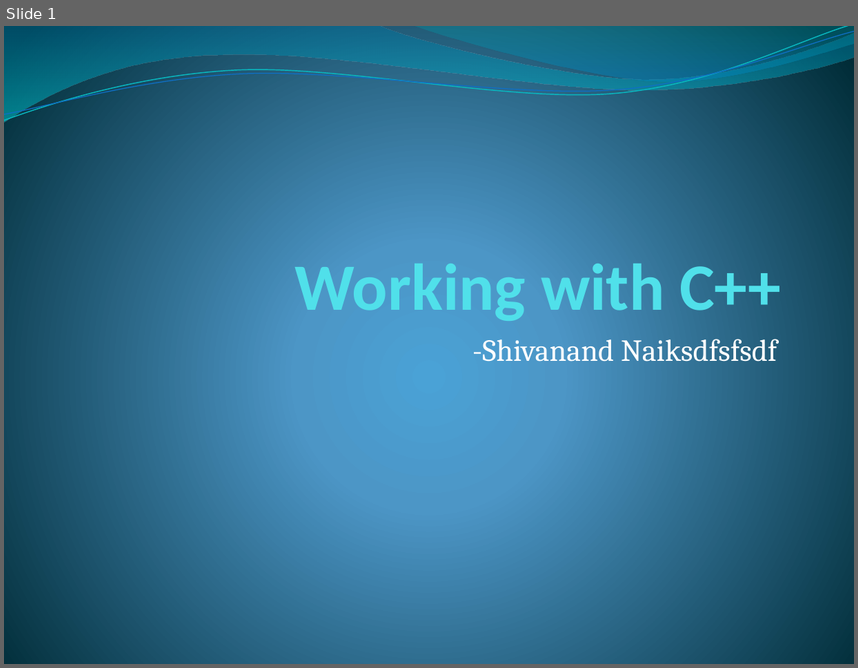
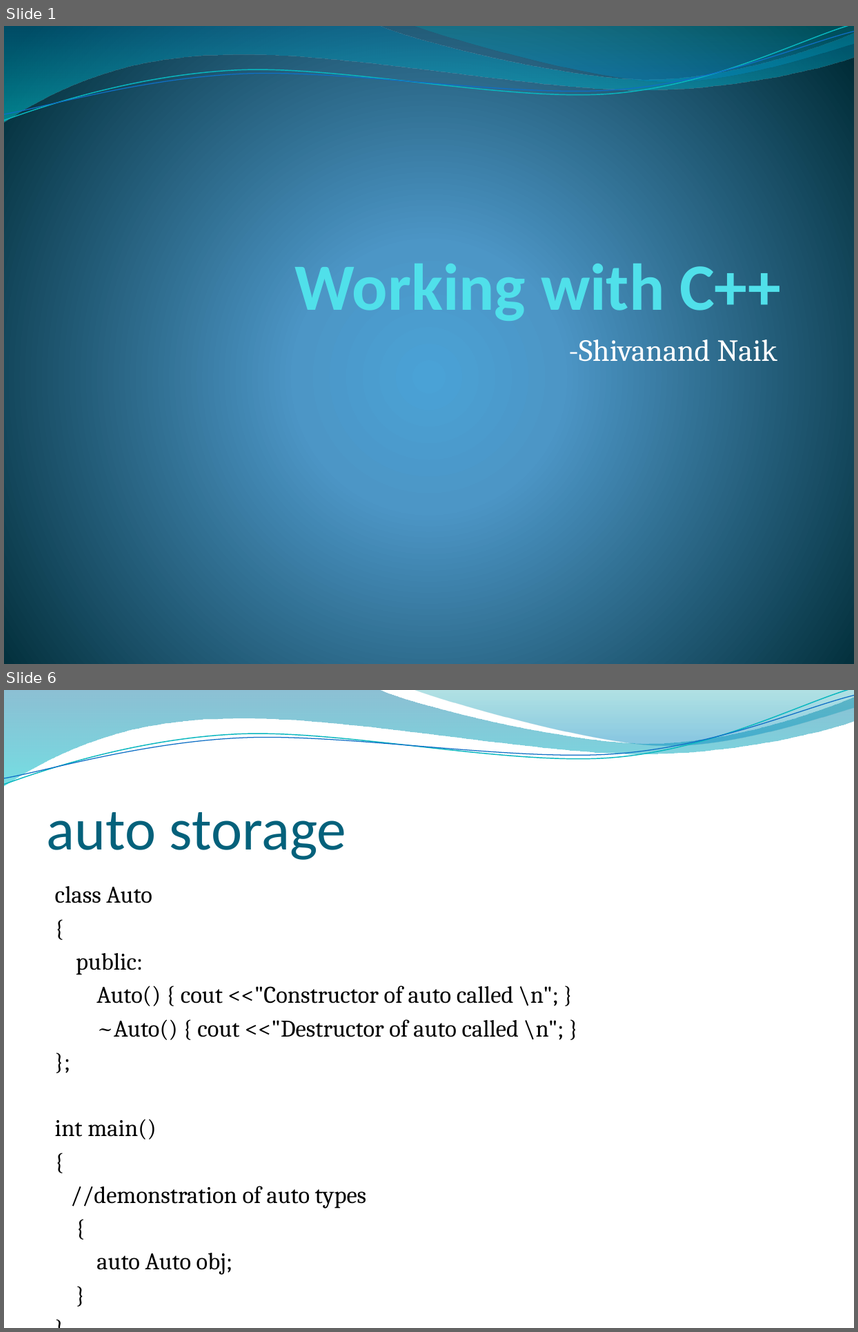
Before and after one commit to shivanandnaik/Presentations, a slide deck: c++.pptx. Shown one above the other, each under a label of ours: slide 1 before the commit, slides 1 and 6 after it; the slides between them are not shown. The pictures are 858x668 and 858x1332 pixels, drawn with LibreOffice and Linux fonts; fonts in the diff are those of the drawing; background and template pictures are left out. Boxes give left, top, right and bottom in pixels: in the first picture for what was removed or moved away, otherwise in the second. Text is boxed around its words. In the diff, an @@ line names an element or a change of style, - is before the commit and + after.

```diff
--- a/c++.pptx
+++ b/c++.pptx
@@ slide 6 added at [4, 690, 854, 1328], background picture (left out); not listed: 4 template elements that a slide beside it also shows @@
@@ title added at [47, 812, 347, 860], 50 pt, text #04617B @@
+auto storage
@@ text added at [55, 886, 564, 1274], 20.1 pt, text #000000 @@
+class Auto
+{
+public:
+Auto() { cout <<"Constructor of auto called \n"; }
+~Auto() { cout <<"Destructor of auto called \n"; }
+};
+int main()
+{
+//demonstration of auto types
+{
+auto Auto obj;
+}
+}
@@ slide 1 changed as well @@
@@ subtitle at [568, 339, 777, 361]: text changed @@
--Shivanand Naiksdfsfsdf
+-Shivanand Naik
```
Also in this commit, not shown: 1 other slide changed, 23 other slides added.
